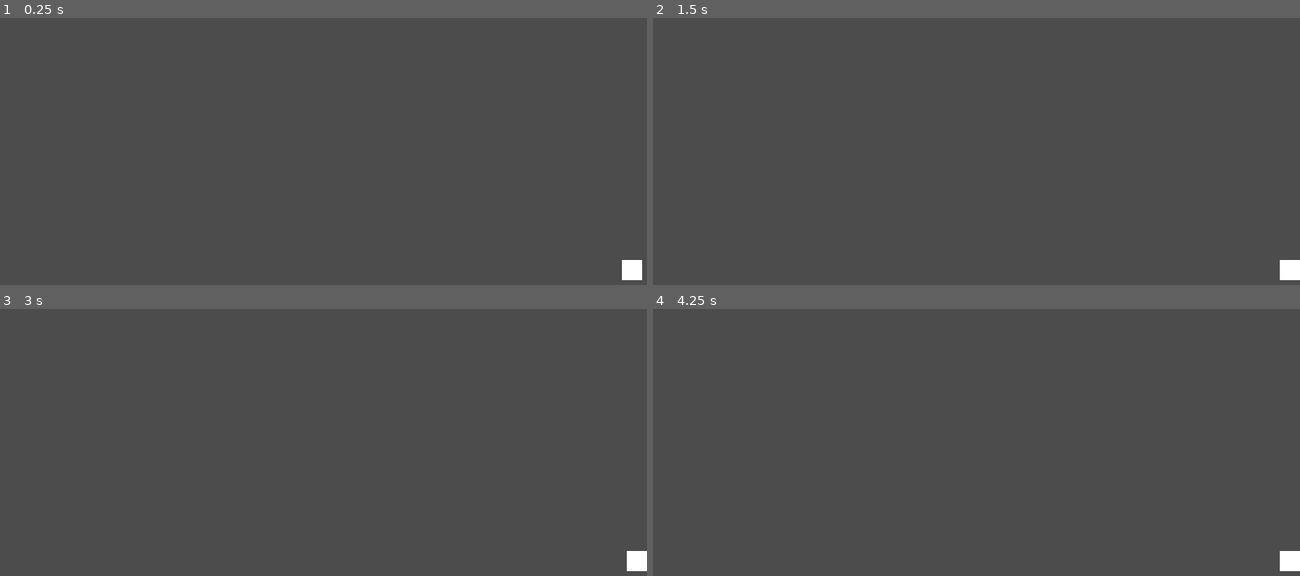
Above: before the commit, frames 1-4 (two rows, left to right).
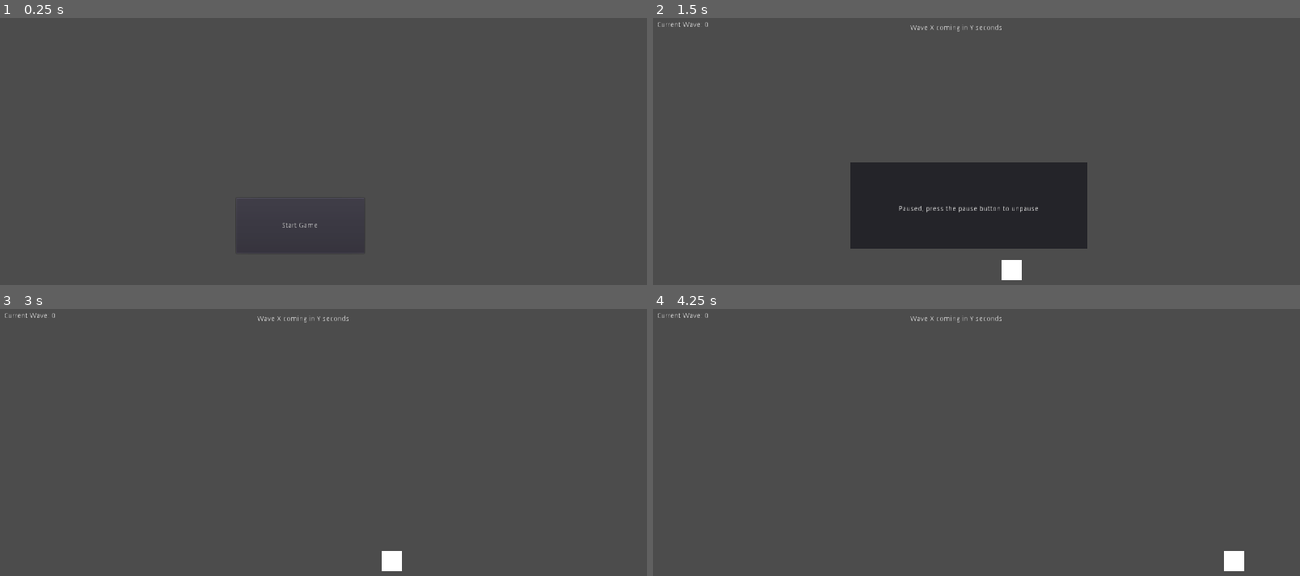
Above: after the commit, the same moments.

Repository: Noviv/BismarkUnchained
Game: Godot game, scene res://scenes/UI/StartScreen.tscn
The game is run twice, just before and just after one commit, with the same random seed, the same clock (stepped at 60 frames per second) and the same inputs. Before the commit the project starts from res://scenes/Main/Main.tscn.
Inputs (mouse positions are in pixels of both pictures, inside the frame that each line leads up to):
- Up to frame 1 (0.25 s): no input
- Up to frame 2 (1.5 s): click (950, 226) at 0.5 s, where only the run after the commit has a clickable "Start Game"; tap Enter (ui_pause, bound only after the commit) at 1.25 s
- Up to frame 3 (3 s): tap Space at 2 s; tap Enter (ui_pause, bound only after the commit) at 2.75 s
- Up to frame 4 (4.25 s): no input

The runs differ from the first frame. In frame 1, 0.3% of the frame differs, in the area x 43-100%, y 76-99%; in frame 2, 12%, in the area x 0-100%, y 1-99%; in frame 3, 0.6%; in frame 4, 0.6%.

Commit message:
Add basic UI components (#10)
Closes #5

Diff:
--- a/BismarkUnchained/project.godot
+++ b/BismarkUnchained/project.godot
@@ -16,7 +16,7 @@
 [application]
 
 config/name="BismarkUnchained"
-run/main_scene="res://scenes/Main/Main.tscn"
+run/main_scene="res://scenes/UI/StartScreen.tscn"
 config/icon="res://images/icon.png"
 
 [display]
@@ -25,6 +25,16 @@
 window/size/height=720
 window/stretch/mode="2d"
 
+[input]
+
+ui_pause={
+"deadzone": 0.5,
+"events": [ Object(InputEventKey,"resource_local_to_scene":false,"resource_name":"","device":0,"alt":false,"shift":false,"control":false,"meta":false,"command":false,"pressed":false,"scancode":16777221,"unicode":0,"echo":false,"script":null)
+, Object(InputEventJoypadButton,"resource_local_to_scene":false,"resource_name":"","device":0,"button_index":11,"pressure":0.0,"pressed":false,"script":null)
+, Object(InputEventKey,"resource_local_to_scene":false,"resource_name":"","device":0,"alt":false,"shift":false,"control":false,"meta":false,"command":false,"pressed":false,"scancode":96,"unicode":0,"echo":false,"script":null)
+ ]
+}
+
 [rendering]
 
 environment/default_environment="res://default_env.tres"
--- a/BismarkUnchained/scenes/KinematicBody2D.gd
+++ b/BismarkUnchained/scenes/KinematicBody2D.gd
@@ -1,4 +1,4 @@
 extends KinematicBody2D
 
 func _physics_process(delta):
-	move_and_collide(Vector2(50, 0))
+	move_and_collide(Vector2(5, 0))
--- a/BismarkUnchained/scenes/Main/Main.tscn
+++ b/BismarkUnchained/scenes/Main/Main.tscn
@@ -1,14 +1,20 @@
-[gd_scene load_steps=4 format=2]
+[gd_scene load_steps=6 format=2]
 
 [ext_resource path="res://scenes/Main/Main.gd" type="Script" id=1]
-[ext_resource path="res://scenes/Wall.tscn" type="PackedScene" id=2]
-[ext_resource path="res://scenes/Player.tscn" type="PackedScene" id=3]
+[ext_resource path="res://scenes/Player.tscn" type="PackedScene" id=2]
+[ext_resource path="res://scenes/UI/InGameUI.tscn" type="PackedScene" id=3]
+[ext_resource path="res://scenes/UI/PauseScene.tscn" type="PackedScene" id=4]
+[ext_resource path="res://scenes/Wall.tscn" type="PackedScene" id=5]
 
 [node name="Main" type="Node2D"]
 script = ExtResource( 1 )
 
-[node name="Wall" parent="." instance=ExtResource( 2 )]
+[node name="Wall" parent="." instance=ExtResource( 5 )]
 
-[node name="Player" parent="." instance=ExtResource( 3 )]
+[node name="Player" parent="." instance=ExtResource( 2 )]
 position = Vector2( 500, 500 )
 scale = Vector2( 1, 1 )
+
+[node name="PauseScene" parent="." instance=ExtResource( 4 )]
+
+[node name="Control" parent="." instance=ExtResource( 3 )]
--- /dev/null
+++ b/BismarkUnchained/scenes/UI/InGameUI.tscn
@@ -0,0 +1,35 @@
+[gd_scene format=2]
+
+[node name="Control" type="Control"]
+anchor_right = 1.0
+anchor_bottom = 1.0
+margin_left = 1.22775
+margin_right = 1.22778
+__meta__ = {
+"_edit_use_anchors_": false
+}
+
+[node name="WaveLabel" type="Label" parent="."]
+margin_left = 7.0
+margin_top = 7.0
+margin_right = 138.0
+margin_bottom = 65.0
+text = "Current Wave: "
+
+[node name="WaveNumberLabel" type="Label" parent="."]
+margin_left = 100.911
+margin_top = 7.45547
+margin_right = 173.911
+margin_bottom = 33.4555
+text = "0"
+
+[node name="WaveWarningLabel" type="Label" parent="."]
+margin_left = 374.0
+margin_top = 13.0
+margin_right = 824.0
+margin_bottom = 102.0
+text = "Wave X coming in Y seconds"
+align = 1
+__meta__ = {
+"_edit_use_anchors_": false
+}
--- /dev/null
+++ b/BismarkUnchained/scenes/UI/PauseScene.gd
@@ -0,0 +1,22 @@
+extends Node2D
+
+var paused = false
+
+func _ready():
+	$PausePanel.hide()
+
+func is_pause():
+	return paused
+
+func _process(delta):
+	if Input.is_action_just_pressed("ui_pause"):
+		if(!paused):
+			$PausePanel.show()
+			paused = true
+			get_tree().paused = paused
+		else:
+			$PausePanel.hide()
+			paused = false
+			get_tree().paused = paused
+	elif Input.is_action_pressed("ui_cancel"):
+		get_tree().quit()
--- /dev/null
+++ b/BismarkUnchained/scenes/UI/PauseScene.tscn
@@ -0,0 +1,26 @@
+[gd_scene load_steps=2 format=2]
+
+[ext_resource path="res://scenes/UI/PauseScene.gd" type="Script" id=1]
+
+[node name="PauseScene" type="Node2D"]
+pause_mode = 2
+script = ExtResource( 1 )
+
+[node name="PausePanel" type="Panel" parent="."]
+margin_left = 389.959
+margin_top = 287.406
+margin_right = 858.959
+margin_bottom = 458.406
+__meta__ = {
+"_edit_use_anchors_": false
+}
+
+[node name="Label" type="Label" parent="PausePanel"]
+margin_left = 95.8962
+margin_top = 84.7997
+margin_right = 372.896
+margin_bottom = 196.8
+text = "Paused, press the pause button to unpause"
+__meta__ = {
+"_edit_use_anchors_": false
+}
--- /dev/null
+++ b/BismarkUnchained/scenes/UI/StartButton.gd
@@ -0,0 +1,8 @@
+extends Button
+
+func _ready():
+
+	pass # Replace with function body.
+
+func _on_Button_pressed():
+	get_tree().change_scene("res://scenes/Main/Main.tscn")
--- /dev/null
+++ b/BismarkUnchained/scenes/UI/StartScreen.tscn
@@ -0,0 +1,22 @@
+[gd_scene load_steps=2 format=2]
+
+[ext_resource path="res://scenes/UI/StartButton.gd" type="Script" id=1]
+
+[node name="Control" type="Control"]
+anchor_right = 1.0
+anchor_bottom = 1.0
+__meta__ = {
+"_edit_use_anchors_": false
+}
+
+[node name="Button" type="Button" parent="."]
+margin_left = 466.54
+margin_top = 357.272
+margin_right = 720.54
+margin_bottom = 467.272
+text = "Start Game"
+script = ExtResource( 1 )
+__meta__ = {
+"_edit_use_anchors_": false
+}
+[connection signal="pressed" from="Button" to="Button" method="_on_Button_pressed"]
